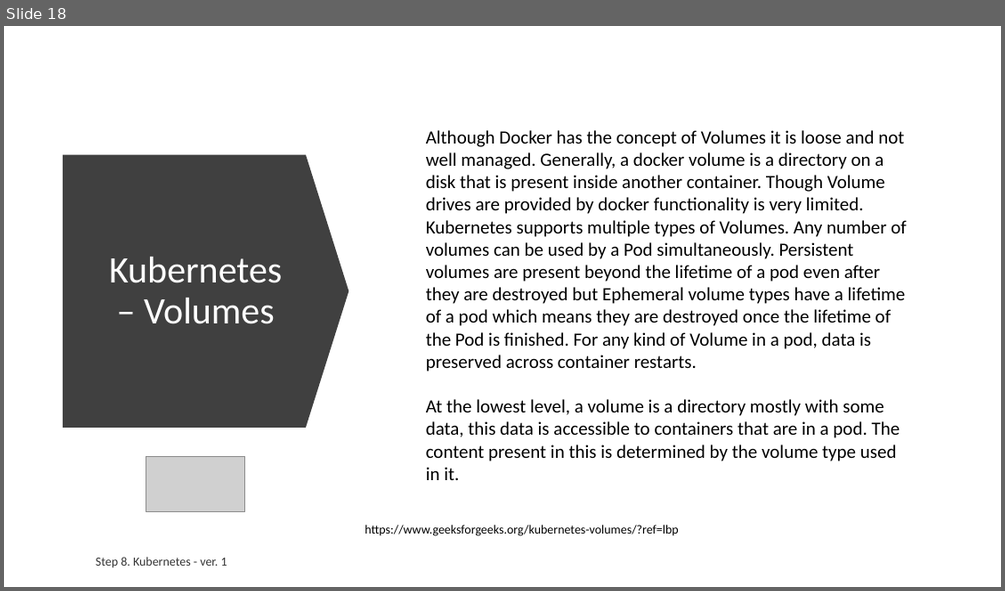
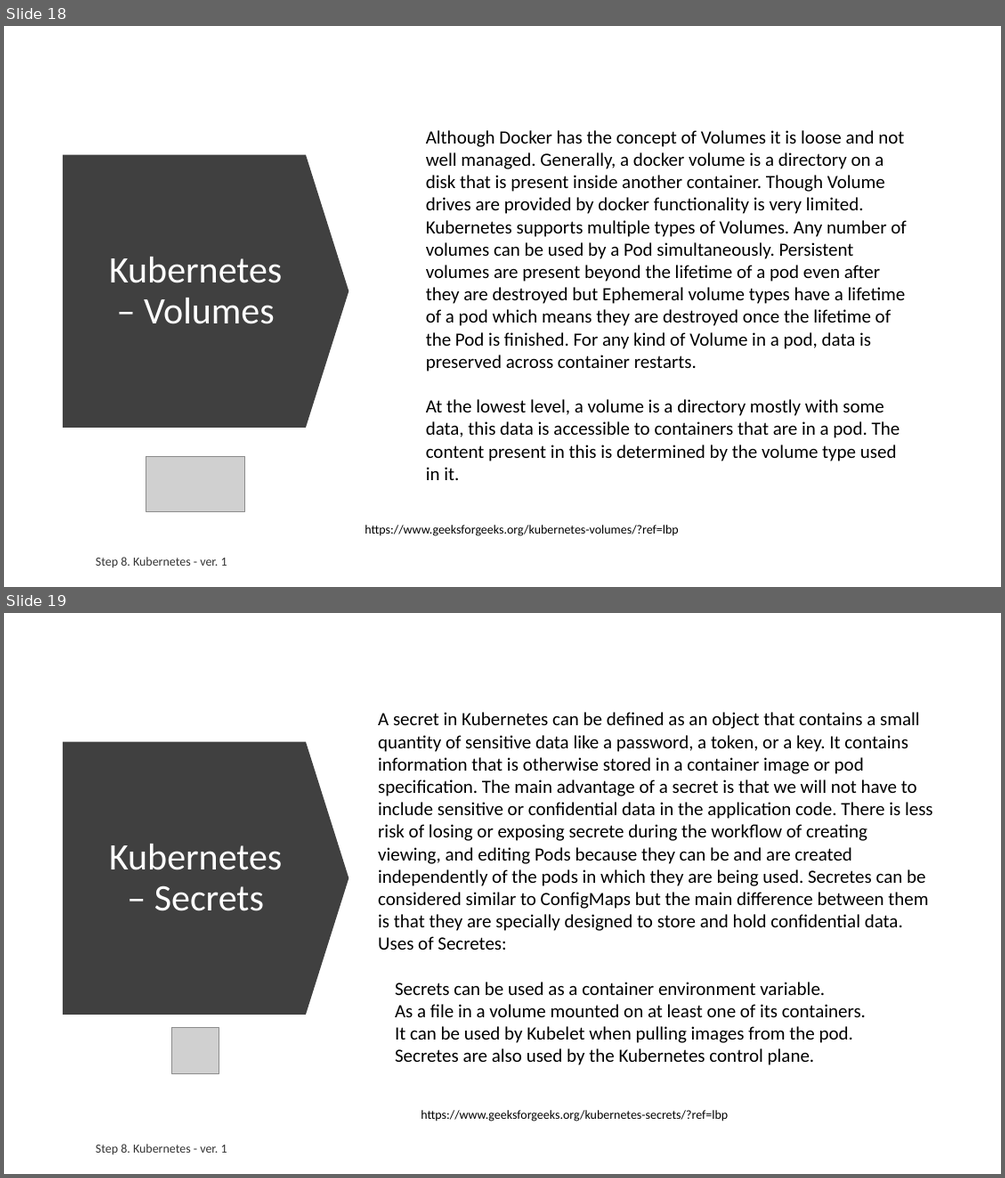
Before and after one commit to ext4dmin/DevOps-Mentorship, a slide deck: Step08-Kubernetes_speach.pptx. Shown one above the other, each under a label of ours: slide 18 before the commit, slides 18 and 19 after it. The pictures are 1005x591 and 1005x1178 pixels, drawn with LibreOffice and Linux fonts; fonts in the diff are those of the drawing; grey boxes stand for pictures. Boxes give left, top, right and bottom in pixels: in the first picture for what was removed or moved away, otherwise in the second. Text is boxed around its words. In the diff, an @@ line names an element or a change of style, - is before the commit and + after.

Commit message:
Step 7. Containerization 8. Kubernetes
Done

```diff
--- a/Step08-Kubernetes_speach.pptx
+++ b/Step08-Kubernetes_speach.pptx
@@ slide 19 added at [4, 613, 1001, 1174], background #FFFFFF @@
@@ text added at [378, 712, 933, 1065], 18 pt, text #000000 @@
+A secret in Kubernetes can be defined as an object that contains a small quantity of sensitive data like a password, a token, or a key. It contains information that is otherwise stored in a container image or pod specification. The main advantage of a secret is that we will not have to include sensitive or confidential data in the application code. There is less risk of losing or exposing secrete during the workflow of creating viewing, and editing Pods because they can be and are created independently of the pods in which they are being used. Secretes can be considered similar to ConfigMaps but the main difference between them is that they are specially designed to store and hold confidential data.
+Uses of Secretes:
+Secrets can be used as a container environment variable.
+As a file in a volume mounted on at least one of its containers.
+It can be used by Kubelet when pulling images from the pod.
+Secretes are also used by the Kubernetes control plane.
@@ down arrow added at [63, 742, 349, 1014], fill #404040 @@
@@ title added at [109, 844, 282, 911], 36 pt, text #FFFFFF @@
+Kubernetes – Secrets
@@ picture added at [172, 1027, 219, 1073] @@
@@ text added at [421, 1110, 728, 1121], 12 pt, text #000000 @@
+https://www.geeksforgeeks.org/kubernetes-secrets/?ref=lbp
@@ text added at [96, 1143, 227, 1155], 12 pt, text #000000 at 80% opacity @@
+Step 8. Kubernetes - ver. 1
```
Also in this commit, not shown: 1 slide changed, 3 other slides added, 1 other file.
